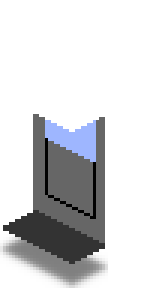
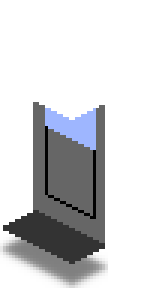
Comparing the layer stacks of the two (144, 288) images. Changes:
painted on "Roof" over [33, 102, 105, 132]
renamed "Glass copy" to "Glass", painted on it over [45, 108, 96, 162]
renamed "Frame copy" to "Frame", painted on it over [45, 126, 96, 162]
painted on "Side" over [33, 102, 105, 162]
